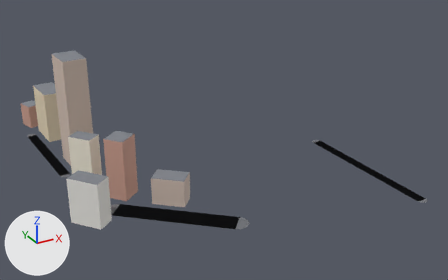
Two versions of the glTF model apps/client/public/cities/moscow_synth/tiles/3_0.glb, one commit apart.
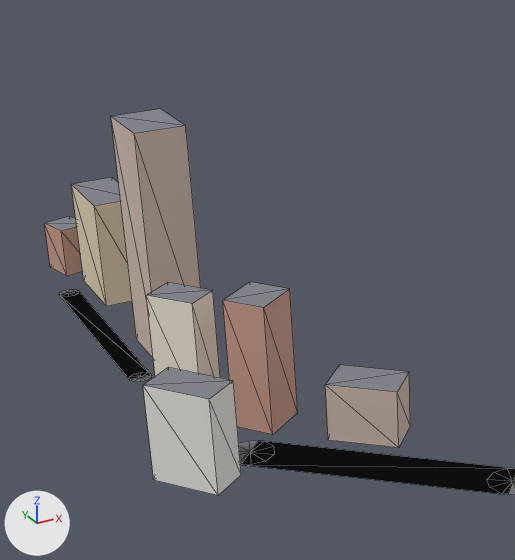
There are two pictures of each version: one whole from a 50 mm lens placed at (680.0, -593.0, 218.0), pointed at (896.0, -200.0, 21.0), one close up on the part from 0% to 53% of the width and 0% to 93% of the height. Lighting does not change. The marker at lower left points along +X, +Y and +Z. The last two pictures show the newer version. The close-ups show mesh edges as thin lines. Vertices at exactly the same position are counted once.
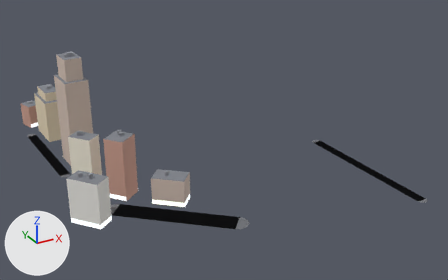
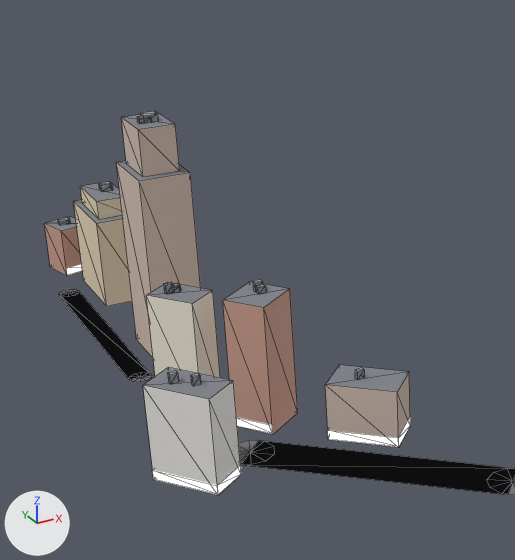
Boxes (x1, y1, x2, y2) around the edits, measured in the close-ups (515 x 560 px):
'Mesh_0', reshaped
    before: (44, 109, 515, 495)
    after: (44, 111, 515, 495)
part 1 of me_mesh_0, added
    after: (80, 183, 122, 220)
part 2 of me_mesh_0, added
    after: (121, 112, 180, 177)
part 3 of me_mesh_0, reshaped
    before: (72, 109, 186, 206)
    after: (58, 111, 411, 495)

Patch to the scene script:
```diff
--- a/apps/client/public/cities/moscow_synth/tiles/3_0.glb.py
+++ b/apps/client/public/cities/moscow_synth/tiles/3_0.glb.py
@@ mat_shop @@
+mat_shop = bpy.data.materials.new('shop')
+mat_shop.use_nodes = True; mat_shop.node_tree.nodes.clear()
+_N = mat_shop.node_tree.nodes; _L = mat_shop.node_tree.links
+n0 = _N.new('ShaderNodeBsdfPrincipled'); n0.name = 'Principled BSDF'
+n0.inputs[28].default_value = 1.0  # 'Emission Strength'
+n1 = _N.new('ShaderNodeOutputMaterial'); n1.name = 'Material Output'
+n2 = _N.new('ShaderNodeVertexColor'); n2.name = 'Color Attribute'
+_L.new(n0.outputs[0], n1.inputs[0])  # 'BSDF' to 'Surface'
+_L.new(n2.outputs[0], n0.inputs[0])  # 'Color' to 'Base Color'
@@ me_mesh_0 @@
 # used by ob_mesh_0; location = (0.0, 0.0, 0.0)
-me_mesh_0.from_pydata(...)  # 134 vertices, 136 faces; spans x 764.0..996.0, y -324.0..-33.0, z 0.0..87.0
+me_mesh_0.from_pydata(...)  # 326 vertices, 328 faces; spans x 763.0..996.0, y -324.0..-33.0, z 0.0..90.0
+# me_mesh_0 part 1: the loose piece of 8 vertices spanning x 783.0..802.0, y -89.0..-57.0, z 0.0..43.0 is copied, and the copy is scaled about its middle by (0.72, 0.72, 0.174), then moved by (0.0, 0.0, 18.0); it spans x 786.0..799.0, y -85.0..-62.0, z 35.0..43.0
+# me_mesh_0 part 2: the loose piece of 8 vertices spanning x 787.0..806.0, y -152.0..-125.0, z 0.0..87.0 is copied, and the copy is scaled about its middle by (0.72, 0.72, 0.195), then moved by (0.0, 0.0, 35.0); it spans x 790.0..804.0, y -148.0..-129.0, z 70.0..87.0
+# me_mesh_0 part 3
+# 4 vertices in x 783.0..802.0, y -89.0..-57.0, z 43.0 move by (0.0, 0.0, -8.0)
+# 4 vertices in x 787.0..806.0, y -152.0..-125.0, z 87.0 move by (0.0, 0.0, -17.0)
+# 144 vertices are added at x 763.0..849.0, y -248.0..-39.0, z 0.0..90.0
+# 32 new vertices lie (0.0, 0.0, 4.0) away from vertices in x 763.0..849.0, y -248.0..-46.0, z 0.0
+# 140 new faces join them, mat_roof
+# 32 new faces join them, mat_shop
 me_mesh_0.materials.append(mat_road)
@@ me_mesh_0 @@
 me_mesh_0.materials.append(mat_roof)
+me_mesh_0.materials.append(mat_shop)
```
